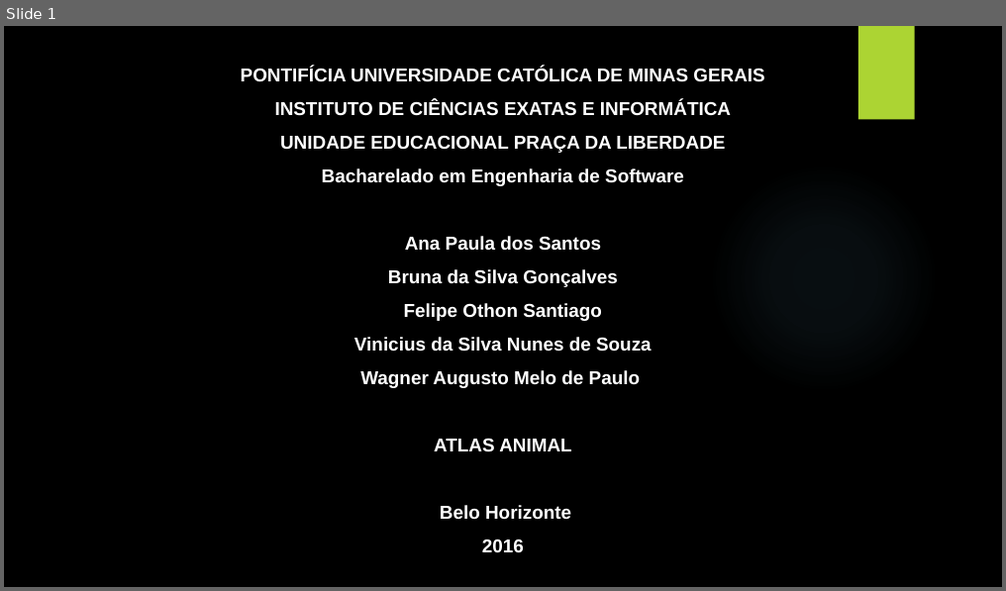
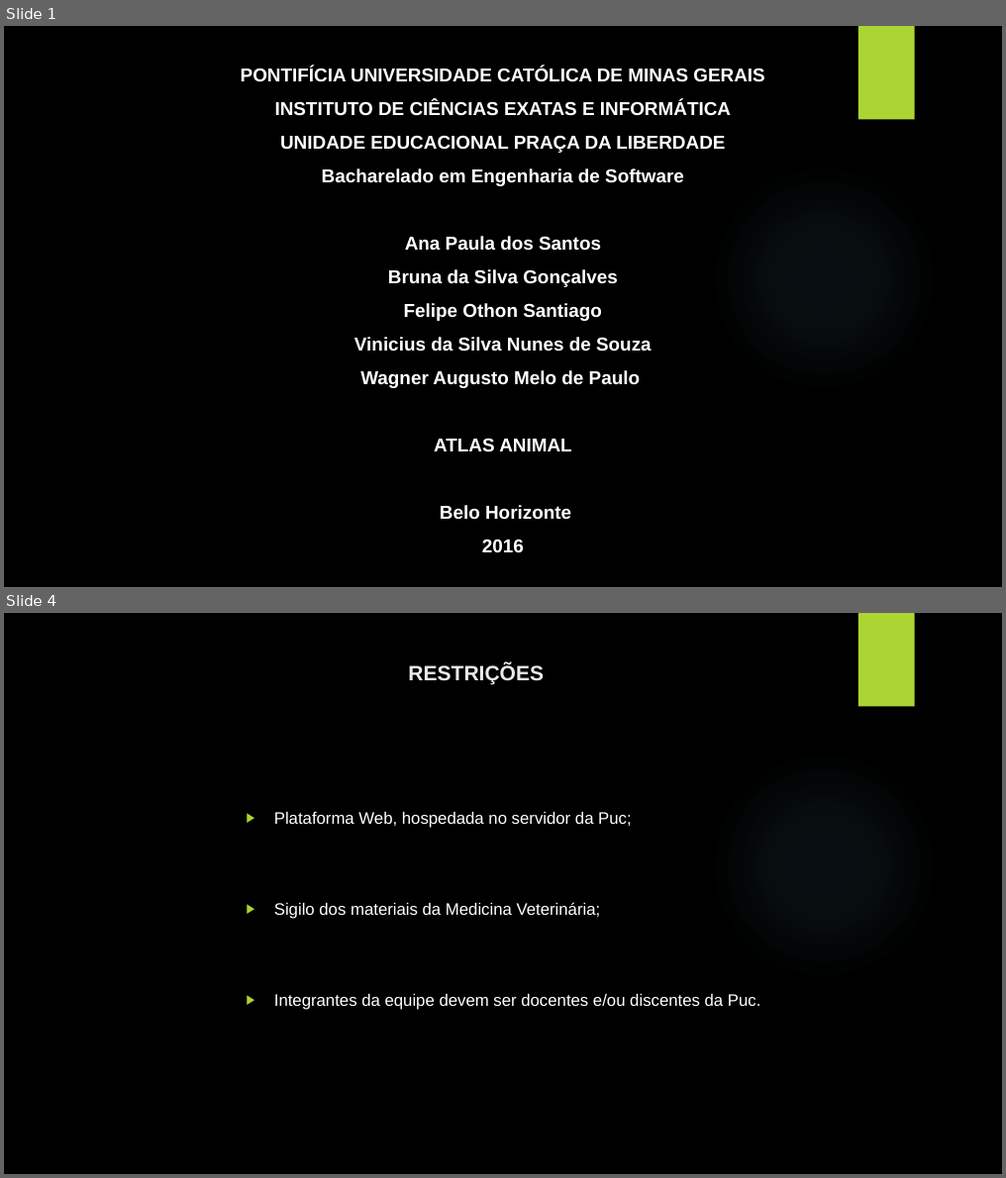
Before and after one commit to wagneramelo/tisAtlas, a slide deck: Documentos/Segunda apresentação TIS .pptx. Shown one above the other, each under a label of ours: slide 1 before the commit, slides 1 and 4 after it; the slides between them are not shown. The pictures are 1006x591 and 1006x1178 pixels, drawn with LibreOffice and Linux fonts; fonts in the diff are those of the drawing; background and template pictures are left out. Boxes give left, top, right and bottom in pixels: in the first picture for what was removed or moved away, otherwise in the second. Text is boxed around its words. In the diff, an @@ line names an element or a change of style, - is before the commit and + after.

```diff
--- a/Documentos/Segunda apresentação TIS .pptx
+++ b/Documentos/Segunda apresentação TIS .pptx
@@ slide 4 added at (4, 613, 1002, 1174), background picture (left out); not listed: 2 template elements that a slide beside it also shows @@
@@ title added at (408, 664, 544, 685), 20 pt, text #EBEBEB, bold @@
+RESTRIÇÕES
@@ text added at (274, 812, 761, 1010), 16 pt, text #FFFFFF @@
+▶ Plataforma Web, hospedada no servidor da Puc;
+▶ Sigilo dos materiais da Medicina Veterinária;
+▶ Integrantes da equipe devem ser docentes e/ou discentes da Puc.
```
Also in this commit, not shown: 3 slides changed, 2 other slides added, 4 slides removed, 34 other files.
